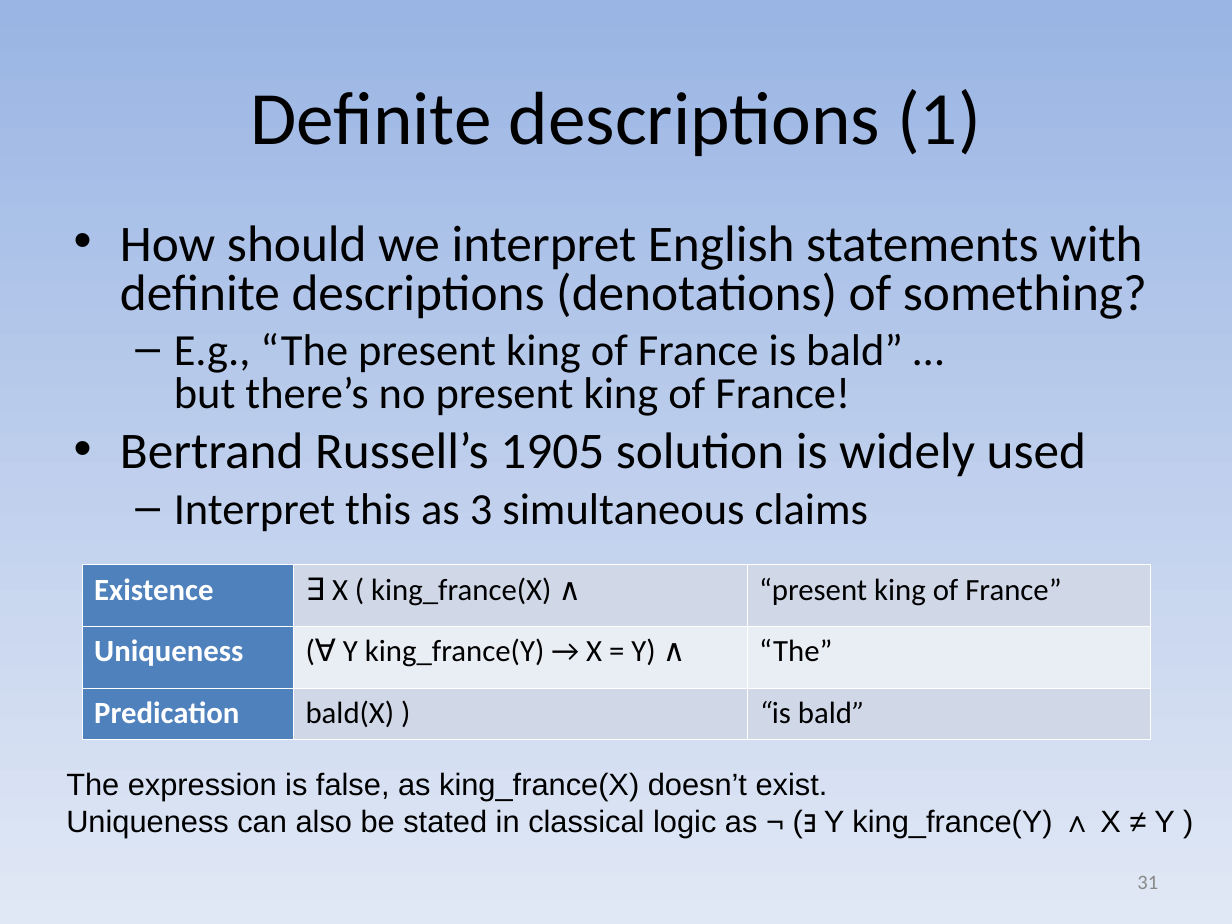
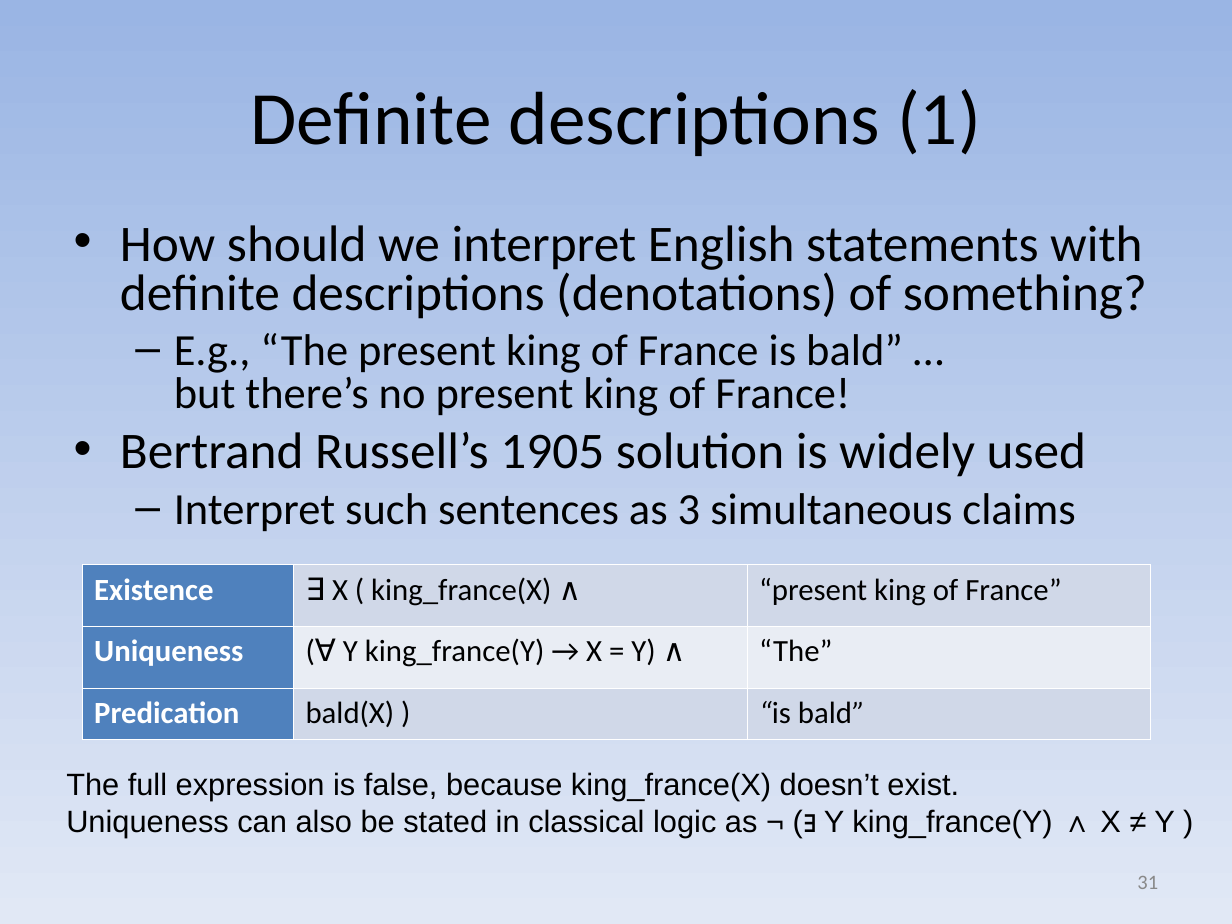
Before and after one commit to david-a-wheeler/david-a-wheeler.github.io, a slide deck: slide 31 of secure-class/presentations/Secure-Software-10-Formal-Methods.ppt. Drawn at 1232x924 pixels with LibreOffice and Linux fonts; fonts in the diff are those of the drawing. Boxes give left, top, right and bottom in pixels: in the first picture for what was removed or moved away, otherwise in the second. Text is boxed around its words. In the diff, an @@ line names an element or a change of style, - is before the commit and + after.

```diff
--- a/secure-class/presentations/Secure-Software-10-Formal-Methods.ppt
+++ b/secure-class/presentations/Secure-Software-10-Formal-Methods.ppt
@@ text at <box>174,493,1075,532</box>: text changed @@
-  – Interpret this as 3 simultaneous claims
+  – Interpret such sentences as 3 simultaneous claims
@@ text at <box>66,772,959,800</box>: text changed @@
-The expression is false, as king_france(X) doesn’t exist.
+The full expression is false, because king_france(X) doesn’t exist.
```
Also in this commit, not shown: 11 other slides changed.
